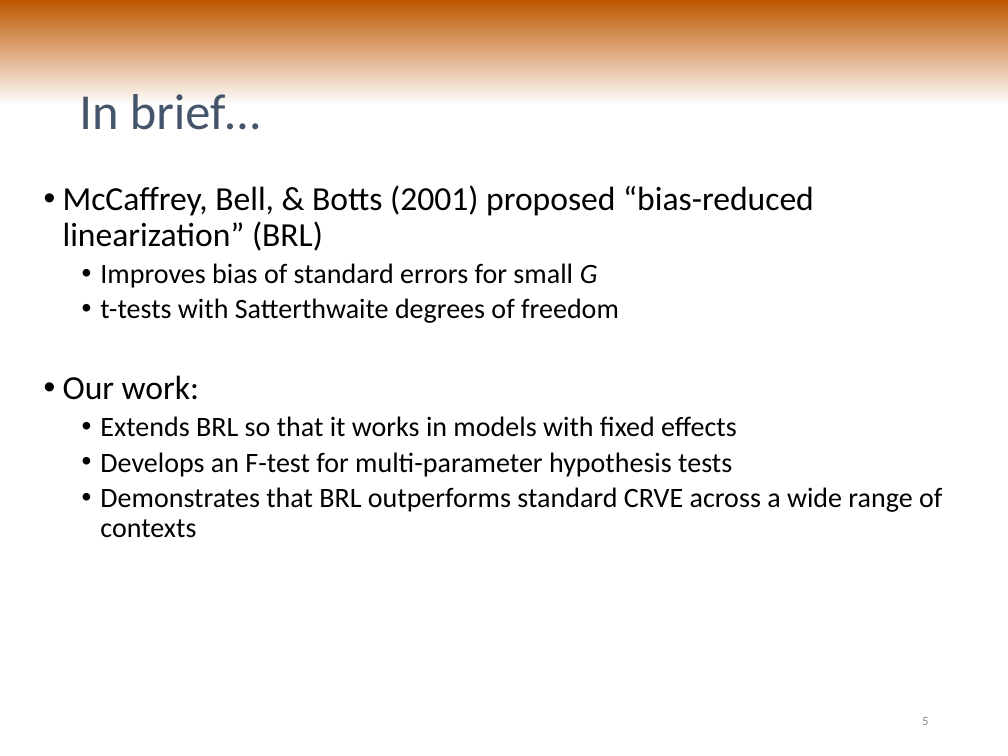
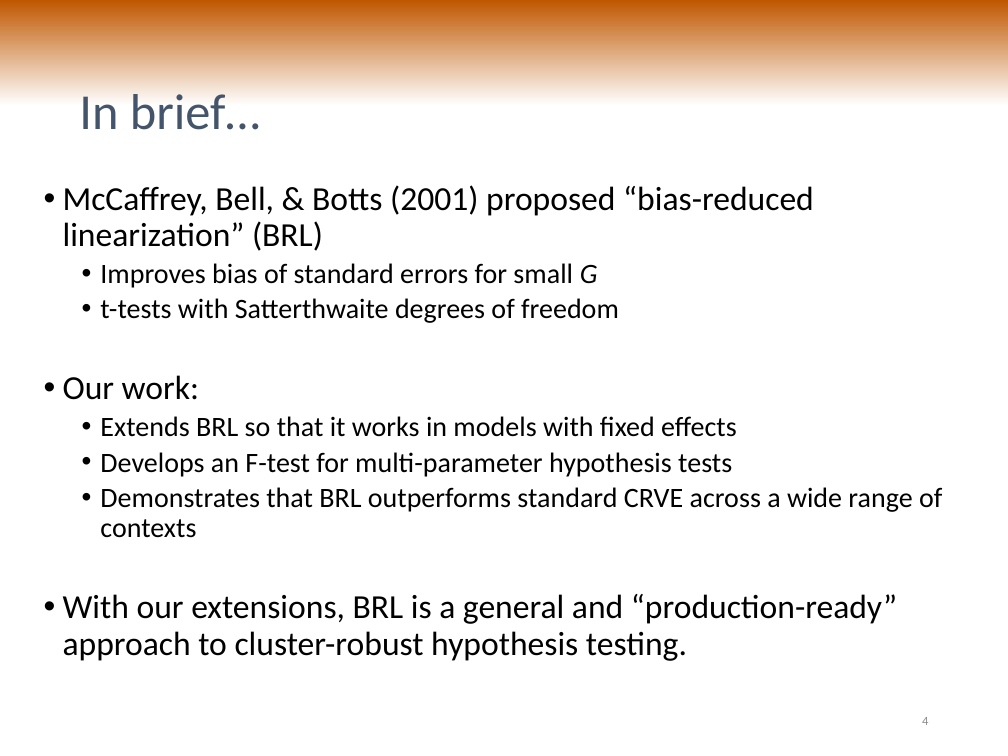
Before and after one commit to jepusto/clubSandwich, a slide deck: slide 4 of paper_ClusterRobustTesting/PRC_talk_20160218.pptx (slide 5 before the commit). Drawn at 1008x756 pixels with LibreOffice and Linux fonts; fonts in the diff are those of the drawing. Boxes give left, top, right and bottom in pixels: in the first picture for what was removed or moved away, otherwise in the second. Text is boxed around its words. In the diff, an @@ line names an element or a change of style, - is before the commit and + after.

```diff
--- a/paper_ClusterRobustTesting/PRC_talk_20160218.pptx
+++ b/paper_ClusterRobustTesting/PRC_talk_20160218.pptx
@@ text at box(63, 594, 897, 661): paragraph added @@
+• With our extensions, BRL is a general and “production-ready” approach to cluster-robust hypothesis testing.
@@ page number at box(922, 717, 928, 725): text changed @@
-5
+4
```
Also in this commit, not shown: 12 other slides changed, 3 slides added, 2 slides removed, 4 other files.
